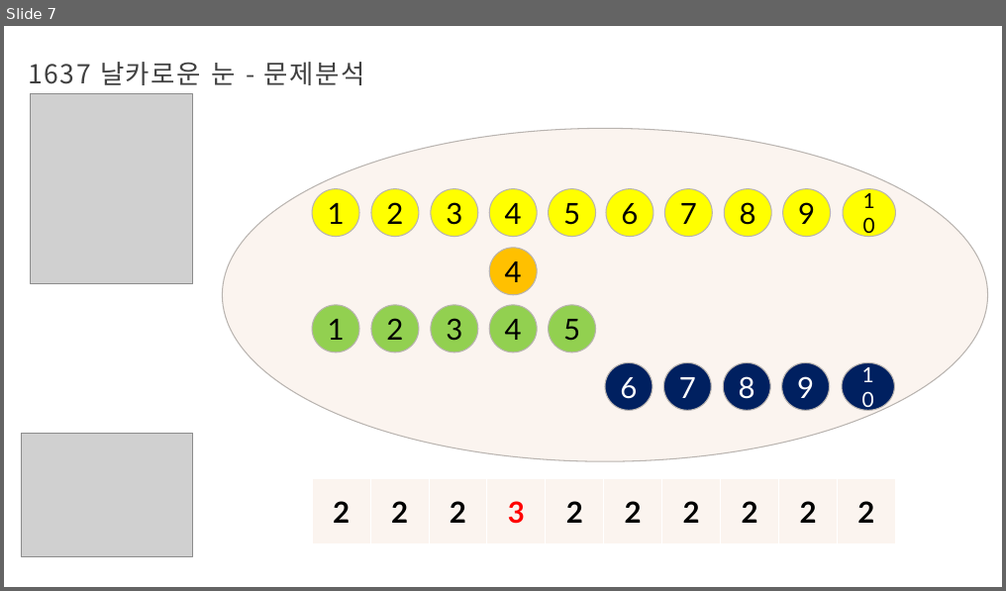
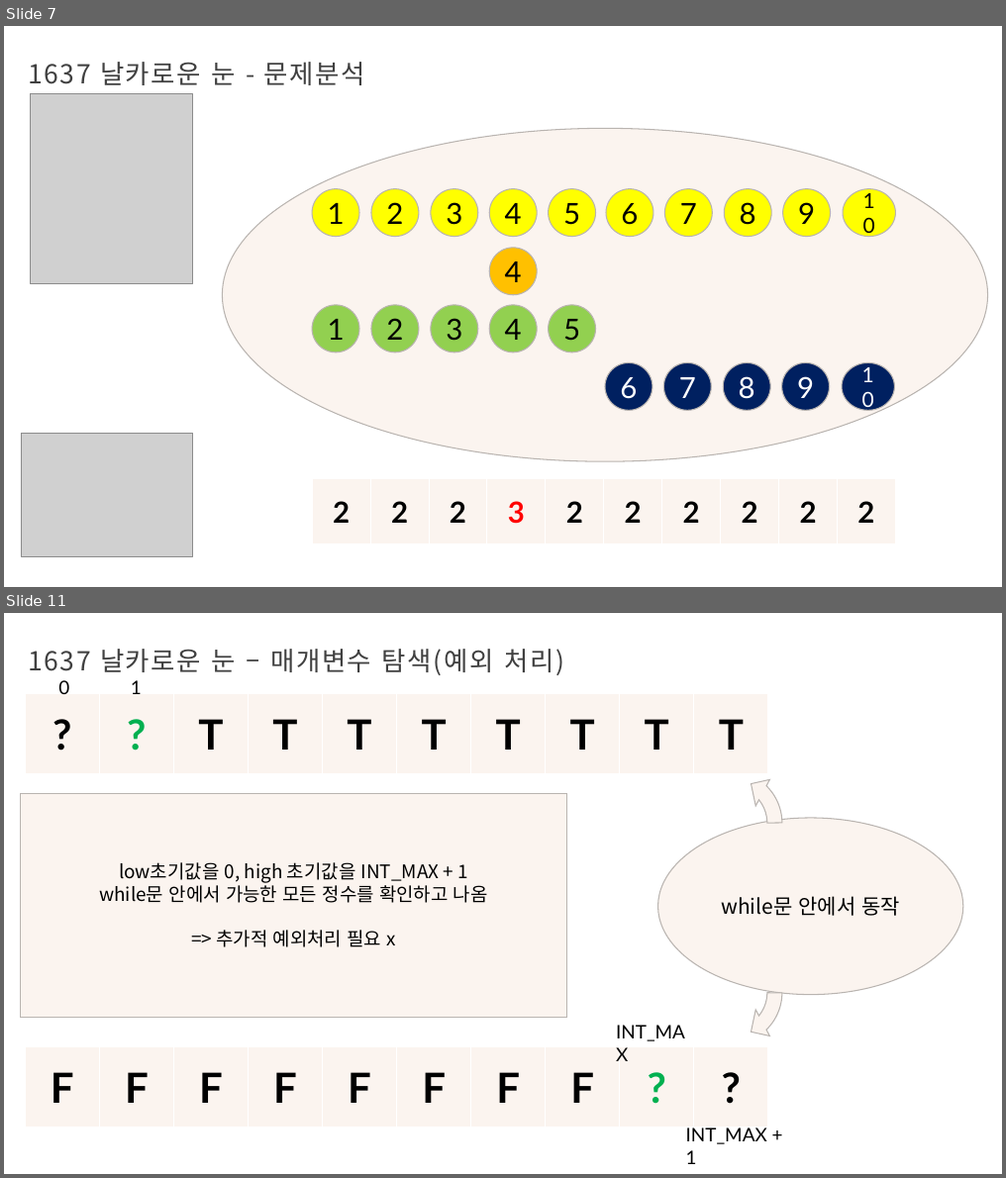
Before and after one commit to Iron-Hee/AlgorithmStudy, a slide deck: 이분 탐색_매개변수 탐색_발표자료.pptx. Shown one above the other, each under a label of ours: slide 7 before the commit, slides 7 and 11 after it; the slides between them are not shown. The pictures are 1006x591 and 1006x1178 pixels, drawn with LibreOffice and Linux fonts; fonts in the diff are those of the drawing; grey boxes stand for pictures; background and template pictures are left out. Boxes give left, top, right and bottom in pixels: in the first picture for what was removed or moved away, otherwise in the second. Text is boxed around its words. In the diff, an @@ line names an element or a change of style, - is before the commit and + after.

Commit message:
1637 날카로운 눈 코드 수정

```diff
--- a/이분 탐색_매개변수 탐색_발표자료.pptx
+++ b/이분 탐색_매개변수 탐색_발표자료.pptx
@@ slide 11 added at [4,613,1002,1174], background #FFFFFF @@
@@ title added at [29,649,564,675], 25.2 pt, text #404040 @@
+1637 날카로운 눈 – 매개변수 탐색(예외 처리)
@@ table added at [25,694,766,774], 1 rows, 10 columns @@
+? | ? | T | T | T | T | T | T | T | T
@@ text added at [58,680,69,694], 18 pt, text #000000 @@
+0
@@ text added at [131,680,142,694], 18 pt, text #000000 @@
+1
@@ circular arrow added at [649,743,810,903], fill #FBF4EF, outline #BAB5B1 1 pt @@
@@ rectangle added at [21,793,566,1017], fill #FBF4EF, outline #BAB5B1 1 pt, 18 pt, text #000000 @@
+low초기값을 0, high 초기값을 INT_MAX + 1
+while문 안에서 가능한 모든 정수를 확인하고 나옴
+=> 추가적 예외처리 필요 x
@@ ellipse added at [658,818,963,995], fill #FBF4EF, outline #BAB5B1 1 pt, 20 pt, text #000000 @@
+while문 안에서 동작
@@ circular arrow added at [649,912,810,1073], fill #FBF4EF, outline #BAB5B1 1 pt @@
@@ text added at [616,1025,697,1164], 18 pt, text #000000 @@
+INT_MAX + 1
@@ table added at [25,1048,766,1128], 1 rows, 10 columns @@
+F | F | F | F | F | F | F | F | ? | ?
@@ text added at [686,1128,767,1145], 18 pt, text #000000 @@
+INT_MAX
```
Also in this commit, not shown: 9 slides changed, 2 other slides added, 1 slide removed, 1 other file.
